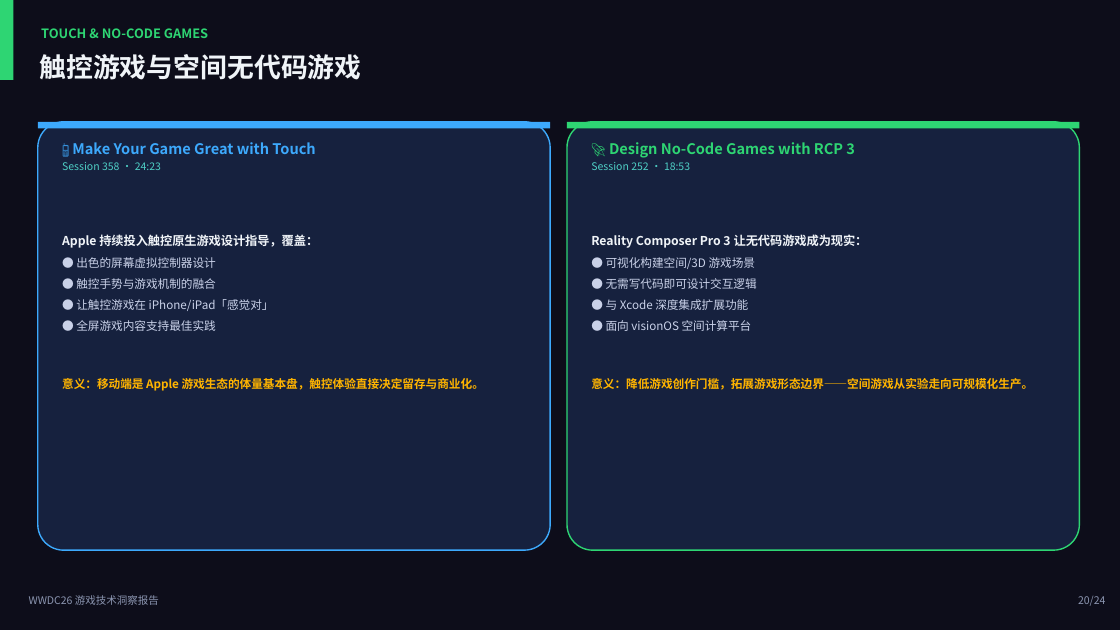
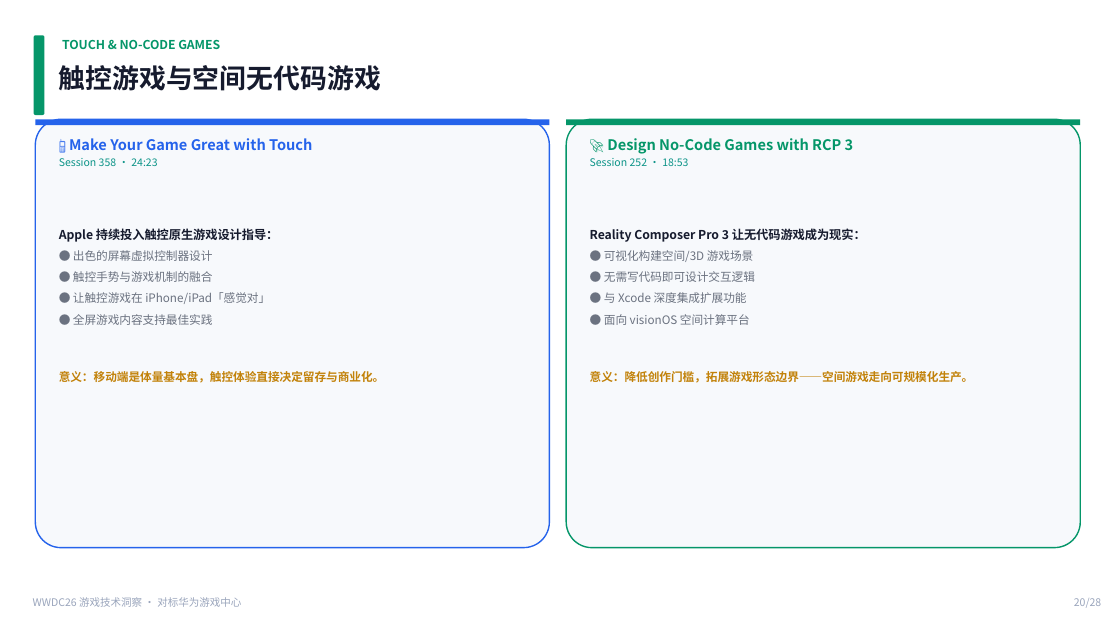
Before and after one commit to xhyha/insight, a slide deck: slide 20 of WWDC26_Gaming_Insight_Report.pptx. Drawn at 1120x630 pixels with LibreOffice and Linux fonts; fonts in the diff are those of the drawing. Boxes give left, top, right and bottom in pixels: in the first picture for what was removed or moved away, otherwise in the second. Text is boxed around its words. In the diff, an @@ line names an element or a change of style, - is before the commit and + after.

Commit message:
WWDC26游戏洞察 v2 - 白底版 + 新增华为游戏中心对标启发 (28 pages)
主要变更：
- 全局改为纯白底色主题（原深色主题）
- 新增第六章「对标华为游戏中心」(5 页)：
  · 华为游戏中心/HMS Game Service 现状速览
  · WWDC26 vs 华为 全维度对比矩阵
  · 对华为游戏中心的 7 大启发（分 2 页）
- 结论与行动建议改为华为视角路线图
- 目录与封面更新，总页数 24→28

7 大启发：AI迁移助手 / NPU神经升频 / 命令行AI调试 /
设备级智能画质预设 / 社交化发现 / 引擎插件资源分包 / 多设备空间游戏

```diff
--- a/WWDC26_Gaming_Insight_Report.pptx
+++ b/WWDC26_Gaming_Insight_Report.pptx
@@ background #0D0D1A to #FFFFFF @@
@@ rounded rectangle: place and size @@
-rounded rectangle at (0,0,13,80)
+rounded rectangle at (34,35,45,115)
@@ rounded rectangle at (34,35,45,115): rectangle to rounded rectangle; fill #2ED573 to #059669 @@
@@ text "TOUCH & NO-CODE GAMES": place and size @@
-text "TOUCH & NO-CODE GAMES" at (41,28,208,38)
+text "TOUCH & NO-CODE GAMES" at (62,39,220,49)
@@ text "TOUCH & NO-CODE GAMES" at (62,39,220,49): size 11 to 10.5 pt, text colour #2ED573 to #059669 @@
@@ text "触控游戏与空间无代码游戏": place and size @@
-text "触控游戏与空间无代码游戏" at (39,54,361,80)
+text "触控游戏与空间无代码游戏" at (59,65,381,91)
@@ text "触控游戏与空间无代码游戏" at (59,65,381,91): text colour #F0F4F8 to #161B2E @@
@@ rounded rectangle at (35,119,549,548): fill #16213E to #F7F9FC; outline #3DA9FC 1.2 pt to #2563EB 1.2 pt @@
@@ rectangle: place and size @@
-rectangle at (38,122,550,129)
+rectangle at (35,119,549,125)
@@ rectangle at (35,119,549,125): fill #3DA9FC to #2563EB @@
@@ rounded rectangle at (566,119,1081,548): fill #16213E to #F7F9FC; outline #2ED573 1.2 pt to #059669 1.2 pt @@
@@ rectangle: place and size @@
-rectangle at (567,122,1080,129)
+rectangle at (566,119,1081,125)
@@ rectangle at (566,119,1081,125): fill #2ED573 to #059669 @@
@@ text "📱 Make Your Game Great ..." at (59,138,312,166): text colour #3DA9FC to #2563EB in "📱 Make Your Game Great with Touch"; text colour #4ECDC4 to #0D9488 in "Session 358 · 24:23" @@
@@ text "🚀 Design No-Code Games with ..." at (590,138,854,166): text colour #2ED573 to #059669 in "🚀 Design No-Code Games with RCP 3"; text colour #4ECDC4 to #0D9488 in "Session 252 · 18:53" @@
@@ text at (59,228,278,242): text changed; text colour #F0F4F8 to #161B2E @@
-Apple 持续投入触控原生游戏设计指导，覆盖：
+Apple 持续投入触控原生游戏设计指导：
@@ text at (590,228,866,325): text colour #F0F4F8 to #161B2E in "Reality Composer Pro 3 让无代码游戏成为现实："; text colour #C9D1E8 to #6B7280 in "● 可视化构建空间/3D 游戏场景", "● 无需写代码即可设计交互逻辑", "● 与 Xcode 深度集成扩展功能", "● 面向 visionOS 空间计算平台" @@
@@ text at (73,250,270,325): text colour #C9D1E8 to #6B7280 in "● 出色的屏幕虚拟控制器设计", "● 触控手势与游戏机制的融合", "● 让触控游戏在 iPhone/iPad「感觉对」", "● 全屏游戏内容支持最佳实践" @@
@@ text at (59,371,385,383): text changed; text colour #FFB400 to #C2820A @@
-意义：移动端是 Apple 游戏生态的体量基本盘，触控体验直接决定留存与商业化。
+意义：移动端是体量基本盘，触控体验直接决定留存与商业化。
@@ text at (590,371,974,383): text changed; text colour #FFB400 to #C2820A @@
-意义：降低游戏创作门槛，拓展游戏形态边界——空间游戏从实验走向可规模化生产。
+意义：降低创作门槛，拓展游戏形态边界——空间游戏走向可规模化生产。
@@ text at (33,597,241,607): text changed; text colour #8B95B0 to #9AA5BC @@
-WWDC26 游戏技术洞察报告
+WWDC26 游戏技术洞察 · 对标华为游戏中心
@@ text at (1074,598,1101,608): text changed; text colour #8B95B0 to #9AA5BC @@
-20/24
+20/28
```
Also in this commit, not shown: 22 other slides changed, 5 slides added, 1 slide removed.
